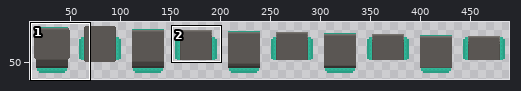
Edited in one commit: sprite sheet (Assets/Sprites/Enviroment/Bridges.png). The picture above shows the old version from afar; the outline marks the close-up.
Close-up. Before the commit:
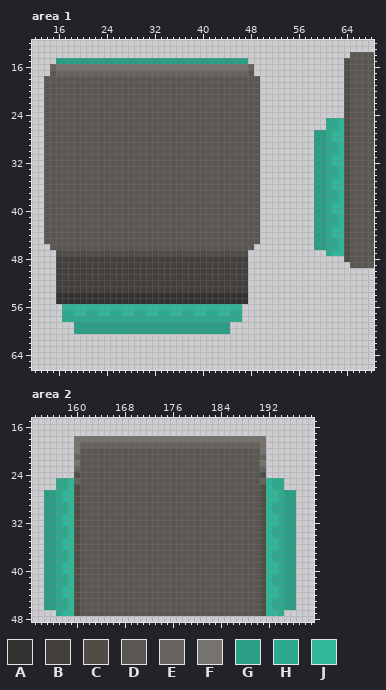
The file is 496x96 pixels. Colours within 5 levels of each other are drawn and written as one. Shown: area 1: x 12..68, y 12..66; area 2: x 153..199, y 15..48. The wide view leaves out empty margins. The commit also changed other parts of the picture, which this record leaves out.
Palette (. is transparent): A #343230  B #423f3d  C #504d49  D #5a5653  E #66625e  F #76726d  G #2a9e84  H #2daa8e  J #30b698
After the commit:
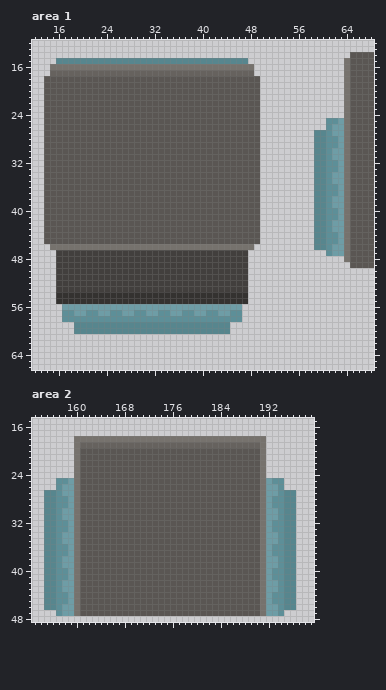
Changes in this commit:
Colour G changes from #2a9e84 to #57868e.
Colour H changes from #2daa8e to #5d8f98.
Colour J changes from #30b698 to #6e9da6.
Area 1:
Colour C becomes colour B in row 47 at x 16 to 47.
Colour D becomes colour E in row 17 at x 15 and 48.
Colour C becomes colour F in rows 15 to 48 at x 64.
Colour D becomes colour F in row 46 at x 15 to 48.
Colour E becomes colour F in row 16 at x 15 and 48.
Colour J becomes colour H in row 28 at x 62; in row 32 at x 62; in row 36 at x 62; in row 40 at x 62; in row 44 at x 62.
Colour H becomes colour J in row 26 at x 62; in row 30 at x 62; in row 34 at x 62; in row 38 at x 62; in row 42 at x 62; in row 46 at x 62.
Area 2:
Colour C becomes colour F in row 24 at x 160 and 191; in rows 26 to 47 at x 160 and 191.
Colour E becomes colour F in row 21 at x 160 and 191; in row 23 at x 160 and 191; in row 25 at x 160 and 191.
Colour J becomes colour H in row 28 at x 158 and 193; in row 32 at x 158 and 193; in row 36 at x 158 and 193; in row 40 at x 158 and 193; in row 44 at x 158 and 193.
Colour H becomes colour J in row 26 at x 158 and 193; in row 30 at x 158 and 193; in row 34 at x 158 and 193; in row 38 at x 158 and 193; in row 42 at x 158 and 193; in row 46 at x 158 and 193.
Where, in picture pixels (left, top, right, bottom), the same in both close-ups:
changed: (50, 58, 254, 76)
changed: (314, 58, 350, 262)
changed: (50, 244, 254, 256)
changed: (62, 304, 242, 334)
changed: (44, 454, 80, 616)
changed: (260, 454, 296, 616)
